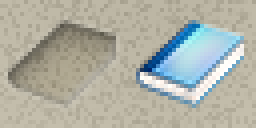
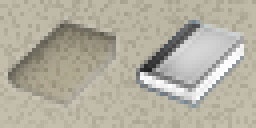
Before/after of a 256 × 128 layered artwork. What changed in the layer stack:
pixels changed over [136, 20, 244, 108] (layer not identified)
